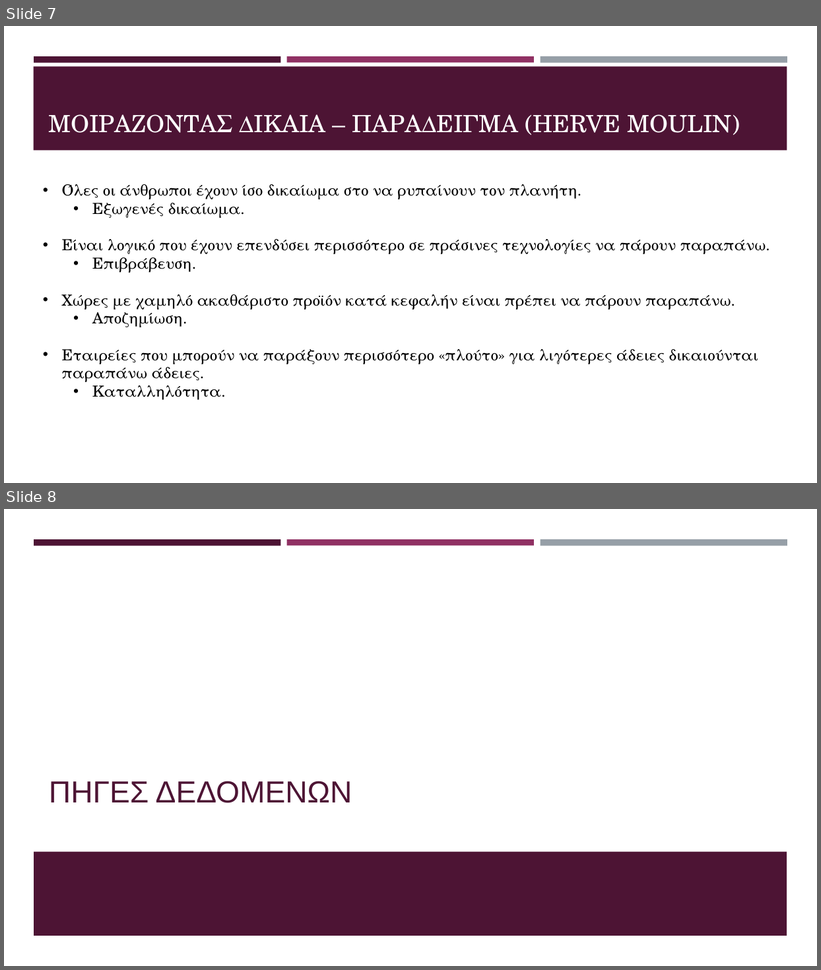
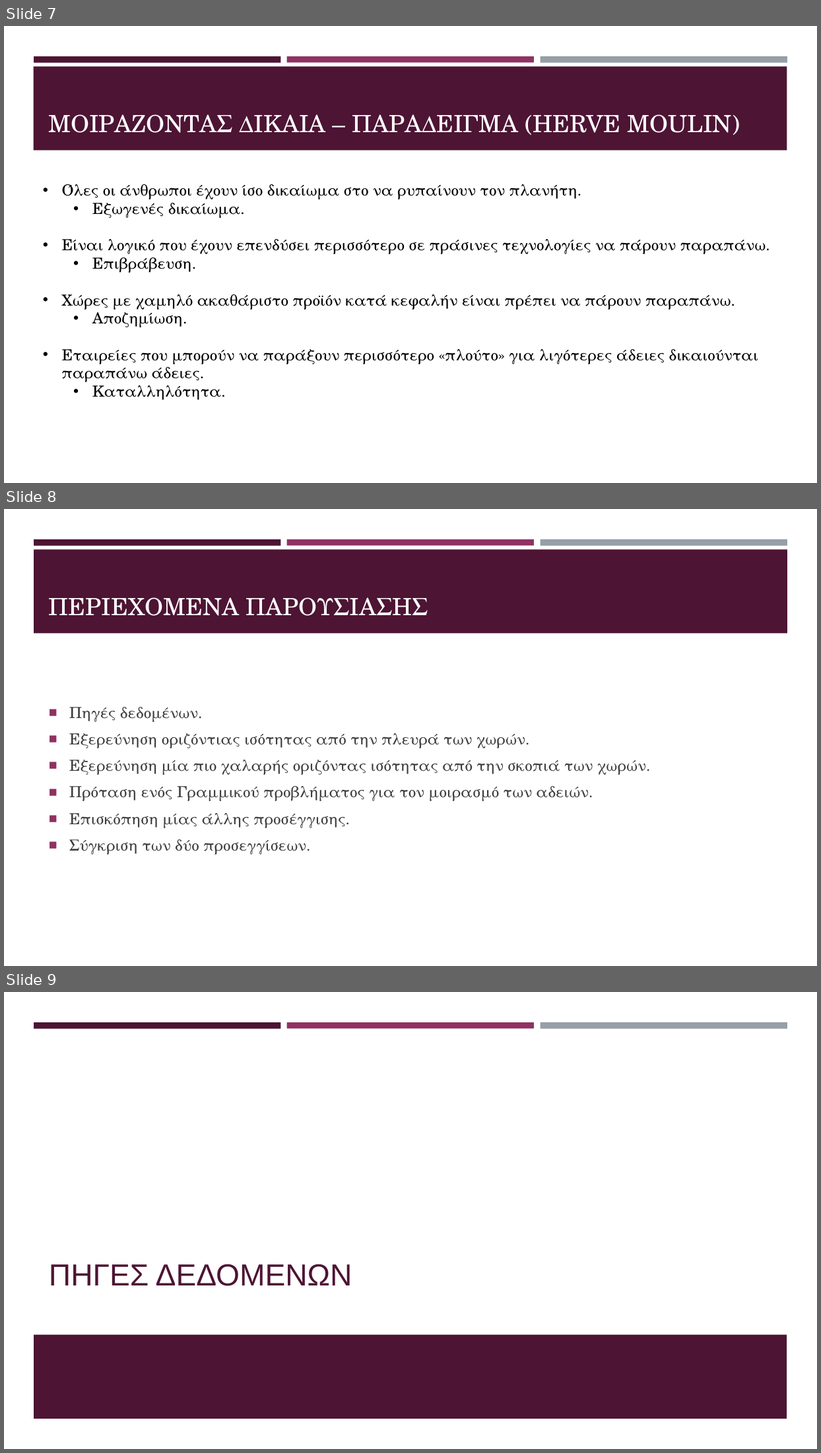
Before and after one commit to kwpap/Diplomatiki_kwpap_step_1, a slide deck: Thesis/Παρουσίαση.pptx. Shown one above the other, each under a label of ours: slides 7 and 8 before the commit, slides 7, 8 and 9 after it. The pictures are 821x970 and 821x1453 pixels, drawn with LibreOffice and Linux fonts; fonts in the diff are those of the drawing. Boxes give left, top, right and bottom in pixels: in the first picture for what was removed or moved away, otherwise in the second. Text is boxed around its words. In the diff, an @@ line names an element or a change of style, - is before the commit and + after.

```diff
--- a/Thesis/Παρουσίαση.pptx
+++ b/Thesis/Παρουσίαση.pptx
@@ slide 8 added at box(4, 509, 817, 966), background #FFFFFF; not listed: 3 template elements that a slide beside it also shows @@
@@ rectangle added at box(34, 549, 788, 634), fill #4D1434 @@
@@ title added at box(49, 597, 428, 616), 28 pt, text #FFFFFF @@
+ΠΕΡΙΕΧΟΜΕΝΑ ΠΑΡΟΥΣΙΑΣΗΣ
@@ text added at box(69, 707, 650, 855), 18 pt, text #3D3D3D @@
+■ Πηγές δεδομένων.
+■ Εξερεύνηση οριζόντιας ισότητας από την πλευρά των χωρών.
+■ Εξερεύνηση μία πιο χαλαρής οριζόντας ισότητας από την σκοπιά των χωρών.
+■ Πρόταση ενός Γραμμικού προβλήματος για τον μοιρασμό των αδειών.
+■ Επισκόπηση μίας άλλης προσέγγισης.
+■ Σύγκριση των δύο προσεγγίσεων.
@@ what was slide 8 is now slide 9 @@
```
Also in this commit, not shown: 11 slides changed, 4 other slides added, 1 slide removed, 1 other file.
